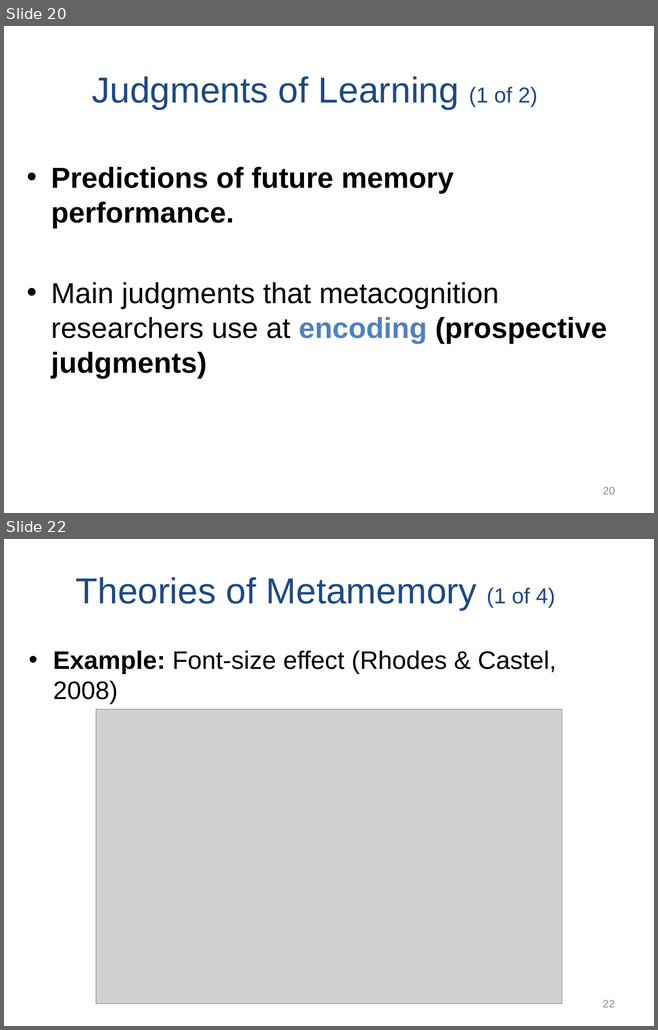
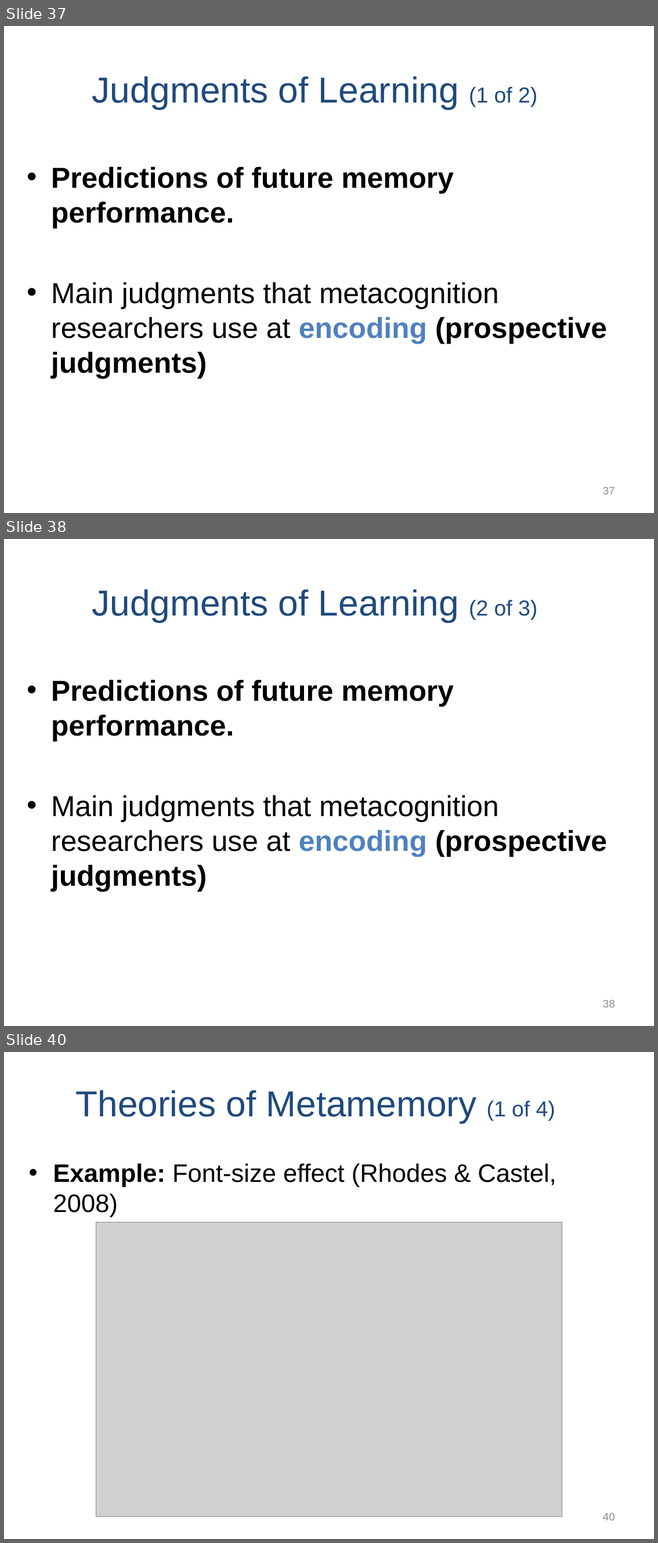
Before and after one commit to npm27/Teaching-Materials, a slide deck: Memory/Slides/Chapter 8.PPTX. Shown one above the other, each under a label of ours: slides 20 and 22 before the commit, slides 37, 38 and 40 after it; the slides between them are not shown. The pictures are 658x1030 and 658x1543 pixels, drawn with LibreOffice and Linux fonts; fonts in the diff are those of the drawing; grey boxes stand for pictures. Boxes give left, top, right and bottom in pixels: in the first picture for what was removed or moved away, otherwise in the second. Text is boxed around its words. In the diff, an @@ line names an element or a change of style, - is before the commit and + after.

```diff
--- a/Memory/Slides/Chapter 8.PPTX
+++ b/Memory/Slides/Chapter 8.PPTX
@@ slide 38 added at (4, 539, 654, 1026), background #FFFFFF @@
@@ title added at (92, 589, 537, 622), 40 pt, text #1F497D @@
+Judgments of Learning (2 of 3)
@@ text added at (51, 680, 607, 892), 32 pt, text #000000, bold @@
+• Predictions of future memory performance.
+• Main judgments that metacognition researchers use at encoding (prospective judgments)
@@ page number added at (603, 1000, 615, 1008), 12 pt, text #8C8C8C @@
+38
@@ what was slide 20 is now slide 37 @@
@@ page number at (603, 487, 615, 495): text changed @@
-20
+37
@@ what was slide 22 is now slide 40 @@
@@ page number at (603, 1513, 615, 1521): text changed @@
-22
+40
```
Also in this commit, not shown: 1 slide changed, 17 other slides added.
